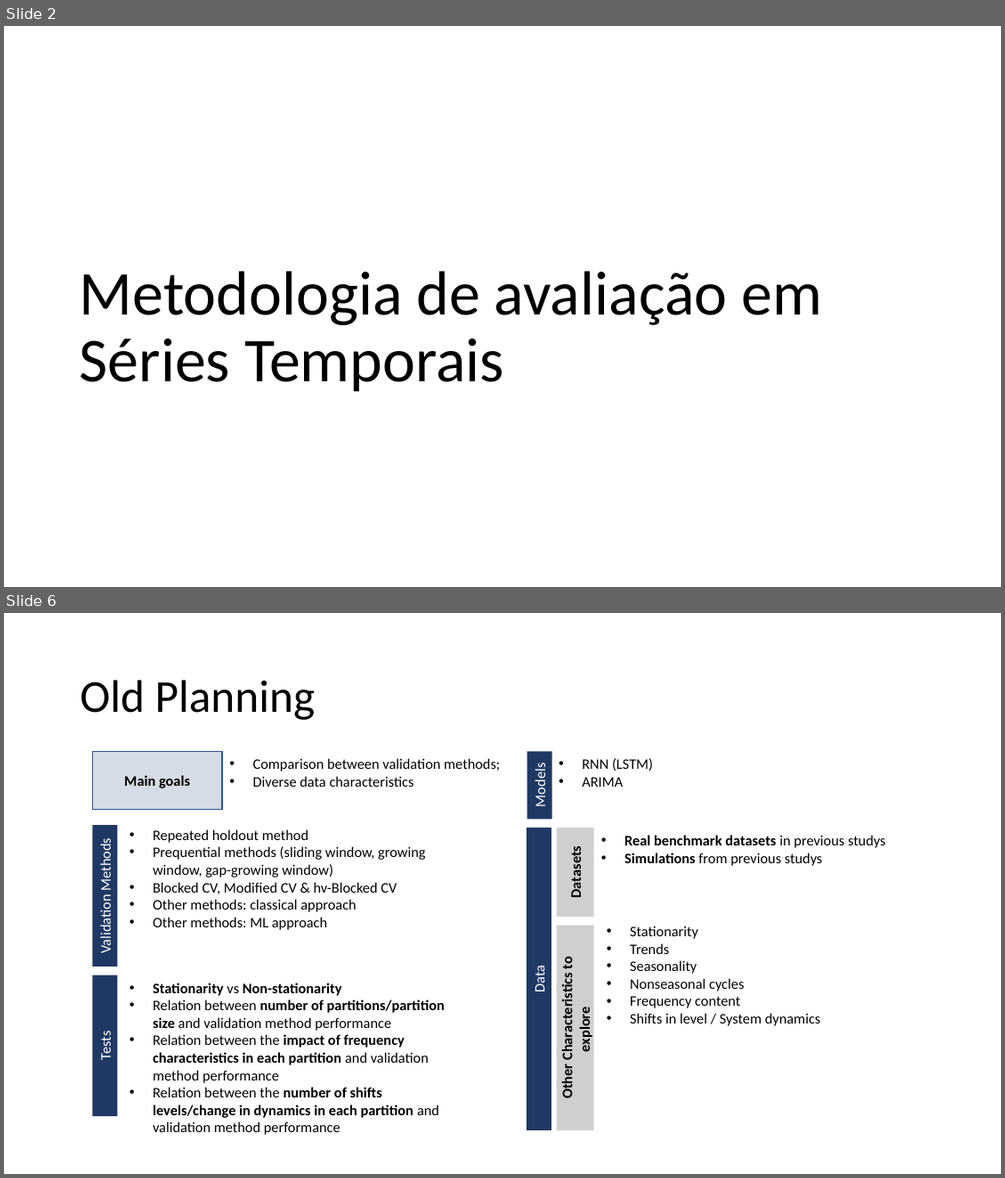
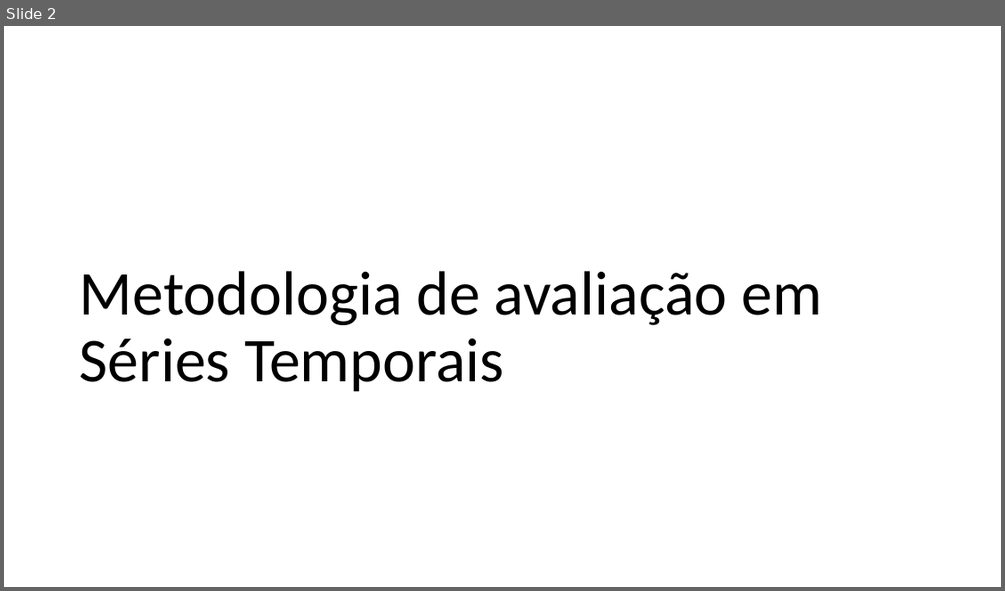
Before and after one commit to MiguelLoureiro98/timecave, a slide deck: papers/.ppt/TimeSeriesCV_15032024.pptx. Shown one above the other, each under a label of ours: slides 2 and 6 before the commit, slide 2 after it; the slides between them are not shown. The pictures are 1005x1178 and 1005x591 pixels, drawn with LibreOffice and Linux fonts; fonts in the diff are those of the drawing. Boxes give left, top, right and bottom in pixels: in the first picture for what was removed or moved away, otherwise in the second. Text is boxed around its words. In the diff, an @@ line names an element or a change of style, - is before the commit and + after.

Commit message:
working on simulations

```diff
--- a/papers/.ppt/TimeSeriesCV_15032024.pptx
+++ b/papers/.ppt/TimeSeriesCV_15032024.pptx
@@ slide 6 removed at box(4, 613, 1001, 1174), background #FFFFFF @@
@@ title removed at box(80, 680, 316, 720) @@
-Old Planning
@@ rectangle removed at box(92, 751, 222, 809) @@
-Main goals
@@ text removed at box(253, 758, 500, 787) @@
-• Comparison between validation methods;
-• Diverse data characteristics
@@ rectangle removed at box(527, 751, 551, 819) @@
-Models
@@ text removed at box(582, 758, 653, 787) @@
-• RNN (LSTM)
-• ARIMA
@@ rectangle removed at box(93, 825, 118, 966) @@
-Validation Methods
@@ text removed at box(153, 829, 425, 930) @@
-• Repeated holdout method
-• Prequential methods (sliding window, growing window, gap-growing window)
-• Blocked CV, Modified CV & hv-Blocked CV
-• Other methods: classical approach
-• Other methods: ML approach
@@ rectangle removed at box(526, 827, 551, 1130) @@
-Data
@@ rectangle removed at box(556, 827, 594, 916) @@
-Datasets
@@ text removed at box(624, 835, 886, 866) @@
-• Real benchmark datasets in previous studys
-• Simulations from previous studys
@@ rectangle removed at box(557, 925, 594, 1130) @@
-Other Characteristics to explore
@@ text removed at box(630, 925, 821, 1026) @@
-• Stationarity
-• Trends
-• Seasonality
-• Nonseasonal cycles
-• Frequency content
-• Shifts in level / System dynamics
@@ rectangle removed at box(93, 975, 118, 1116) @@
-Tests
@@ text removed at box(153, 982, 445, 1135) @@
-• Stationarity vs Non-stationarity
-• Relation between number of partitions/partition size and validation method performance
-• Relation between the impact of frequency characteristics in each partition and validation method performance
-• Relation between the number of shifts levels/change in dynamics in each partition and validation method performance
```
Also in this commit, not shown: 2 slides changed, 5 slides added, 21 other slides removed, 2 other files.
